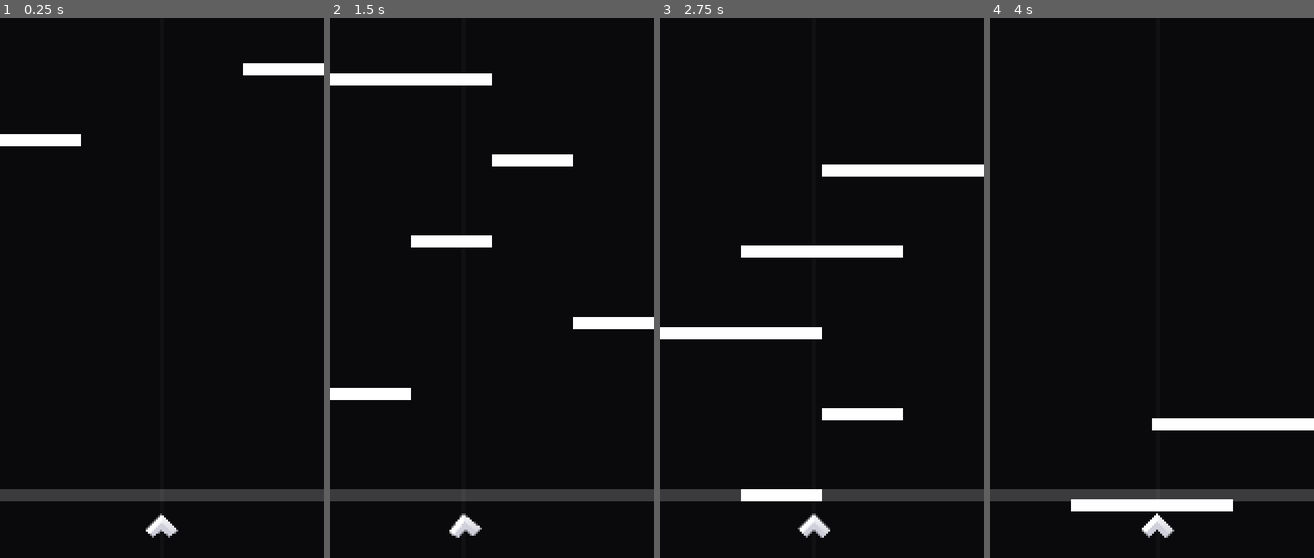
Above: before the commit, frames 1-4 (left to right).
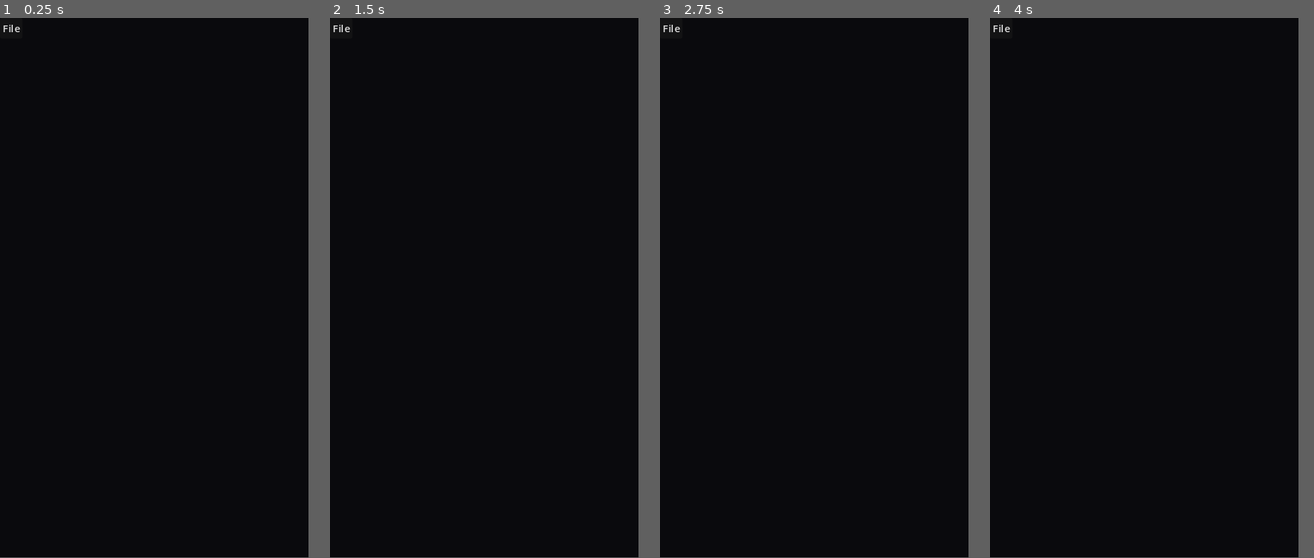
Above: after the commit, the same moments.

Repository: itsMapleLeaf/beat-breaker
Game: Godot game, scene res://editor.tscn
Two runs of this game, one before a commit and one after it. Both use one fixed random seed, a clock stepped at 60 frames per second and the inputs below. Before the commit the project starts from res://game.tscn.
Inputs (mouse positions are in pixels of both pictures, inside the frame that each line leads up to):
- Up to frame 1 (0.25 s): no input
- Up to frame 2 (1.5 s): tap Enter at 0.5 s; move the mouse to (508, 288) at 0.52 s; move the mouse to (475, 288) at 1.27 s
- Up to frame 3 (2.75 s): move the mouse to (828, 277) at 2.02 s
- Up to frame 4 (4 s): move the mouse to (1148, 298) at 2.77 s; move the mouse to (1177, 293) at 3.52 s
The window is 480x800 before the commit and 457x799 after it. Grey fills any space a smaller window leaves; there, only what the larger window draws over its background counts as a difference.

The runs differ from the first frame. In frame 1, 3.6% of the frame differs, in the area x 0-100%, y 1-97%; in frame 2, 5.9%; in frame 3, 6.5%; in frame 4, 4.6%.

Commit message:
editor with fake menu

Diff:
--- /dev/null
+++ b/editor.gd
@@ -0,0 +1,12 @@
+extends Control
+
+@onready var file_menu: PopupMenu = %MenuBar/File
+
+func _ready() -> void:
+	PopupMenuHandler.new(file_menu)\
+		.add_item("New", func (): pass)\
+		.add_item("Open...", func (): pass)\
+		.add_item("Save", func (): pass)\
+		.add_item("Save As...", func (): pass)\
+		.add_separator()\
+		.add_item("Exit", func (): get_tree().quit())
--- /dev/null
+++ b/editor.tscn
@@ -0,0 +1,44 @@
+[gd_scene load_steps=3 format=3 uid="uid://cc0chj52f8cbw"]
+
+[ext_resource type="Script" path="res://editor.gd" id="1_yqr4d"]
+
+[sub_resource type="StyleBoxFlat" id="StyleBoxFlat_6onql"]
+bg_color = Color(0.6, 0.6, 0.6, 0)
+border_width_left = 2
+border_width_right = 2
+border_color = Color(1, 1, 1, 0.439216)
+
+[node name="Editor" type="Control"]
+layout_mode = 3
+anchors_preset = 0
+script = ExtResource("1_yqr4d")
+metadata/_edit_lock_ = true
+
+[node name="VBoxContainer" type="VBoxContainer" parent="."]
+layout_mode = 1
+anchors_preset = 15
+anchor_right = 1.0
+anchor_bottom = 1.0
+offset_right = 35.0
+offset_bottom = 35.0
+grow_horizontal = 2
+grow_vertical = 2
+
+[node name="MenuBar" type="MenuBar" parent="VBoxContainer"]
+unique_name_in_owner = true
+layout_mode = 2
+
+[node name="File" type="PopupMenu" parent="VBoxContainer/MenuBar"]
+
+[node name="Control" type="Control" parent="VBoxContainer"]
+layout_mode = 2
+size_flags_vertical = 3
+
+[node name="Panel" type="Panel" parent="VBoxContainer/Control"]
+layout_mode = 2
+offset_top = 4.0
+offset_right = 160.0
+offset_bottom = 4.0
+grow_horizontal = 2
+grow_vertical = 2
+theme_override_styles/panel = SubResource("StyleBoxFlat_6onql")
--- a/game.gd
+++ b/game.gd
@@ -36,8 +36,5 @@
 		player.global_position.x = _get_playfield_x_position(position_input)
 		player.set_target_rotation((position_input - prev_position_input) * player_rotation_strength)
 
-	if event.is_action_pressed("ui_cancel"):
-		get_tree().quit()
-
 func _get_playfield_x_position(normal_position: float) -> float:
 	return lerpf(edge_distance, viewport_width - edge_distance, position_input)
--- a/game.tscn
+++ b/game.tscn
@@ -12,6 +12,7 @@
 edge_distance = 15
 
 [node name="ViewportHelper" parent="." instance=ExtResource("3_k4u7d")]
+offset_bottom = 280.0
 color = Color(0.231373, 0.180392, 0.407843, 1)
 metadata/_edit_lock_ = true
 
--- /dev/null
+++ b/global_shortcuts.gd
@@ -0,0 +1,5 @@
+extends Node
+
+func _unhandled_key_input(event: InputEvent) -> void:
+	if event.is_action_pressed("ui_cancel"):
+		get_tree().quit()
--- /dev/null
+++ b/popup_menu_handler.gd
@@ -0,0 +1,37 @@
+extends Object
+class_name PopupMenuHandler
+
+var _menu: PopupMenu
+var _items: Array[ButtonItem] = []
+
+func _init(menu: PopupMenu) -> void:
+	_menu = menu
+	_menu.id_pressed.connect(_on_menu_id_pressed)
+
+func add_item(label: String, action: Callable) -> PopupMenuHandler:
+	var item := ButtonItem.new(action)
+	_items.append(item)
+	_menu.add_item(label, item.id)
+	return self
+
+func add_separator() -> PopupMenuHandler:
+	_menu.add_separator()
+	return self
+
+func _on_menu_id_pressed(id: int) -> void:
+	for item in _items:
+		if item.id == id: item.run()
+
+class ButtonItem:
+	static var _next_id := 0
+
+	var id: int
+	var _action: Callable
+
+	func _init(action: Callable) -> void:
+		_action = action
+		id = _next_id
+		_next_id += 1
+
+	func run() -> void:
+		_action.call()
--- a/project.godot
+++ b/project.godot
@@ -11,23 +11,27 @@
 [application]
 
 config/name="Beat Breaker"
-run/main_scene="res://game.tscn"
+run/main_scene="res://editor.tscn"
 config/features=PackedStringArray("4.1", "Forward Plus")
 config/icon="res://icon.svg"
+
+[autoload]
+
+GlobalShortcuts="res://global_shortcuts.gd"
 
 [display]
 
 window/size/viewport_width=480
-window/size/viewport_height=800
-window/stretch/mode="viewport"
-window/stretch/scale=3.0
+window/size/viewport_height=840
+window/stretch/mode="canvas_items"
 window/handheld/orientation=1
+window/vsync/vsync_mode=3
 
 [input]
 
 tap={
 "deadzone": 0.5,
-"events": [Object(InputEventKey,"resource_local_to_scene":false,"resource_name":"","device":-1,"window_id":0,"alt_pressed":false,"shift_pressed":false,"ctrl_pressed":false,"meta_pressed":false,"pressed":false,"keycode":83,"physical_keycode":0,"key_label":0,"unicode":115,"echo":false,"script":null)
+"events": [Object(InputEventKey,"resource_local_to_scene":false,"resource_name":"","device":-1,"window_id":0,"alt_pressed":false,"shift_pressed":false,"ctrl_pressed":false,"meta_pressed":false,"pressed":false,"keycode":0,"physical_keycode":83,"key_label":0,"unicode":115,"echo":false,"script":null)
 , Object(InputEventKey,"resource_local_to_scene":false,"resource_name":"","device":-1,"window_id":0,"alt_pressed":false,"shift_pressed":false,"ctrl_pressed":false,"meta_pressed":false,"pressed":false,"keycode":0,"physical_keycode":68,"key_label":0,"unicode":100,"echo":false,"script":null)
 , Object(InputEventMouseButton,"resource_local_to_scene":false,"resource_name":"","device":-1,"window_id":0,"alt_presse …(250 unchanged characters)…
 , Object(InputEventMouseButton,"resource_local_to_scene":false,"resource_name":"","device":-1,"window_id":0,"alt_presse …(250 unchanged characters)…
--- a/vertical_line.tscn
+++ b/vertical_line.tscn
@@ -3,7 +3,7 @@
 [ext_resource type="Script" path="res://vertical_line.gd" id="1_cy05u"]
 
 [node name="VerticalLine" type="Line2D"]
-points = PackedVector2Array(0, 0, 0, 922)
+points = PackedVector2Array(0, 0, 0, 2)
 width = 2.0
 script = ExtResource("1_cy05u")
 metadata/_edit_lock_ = true
